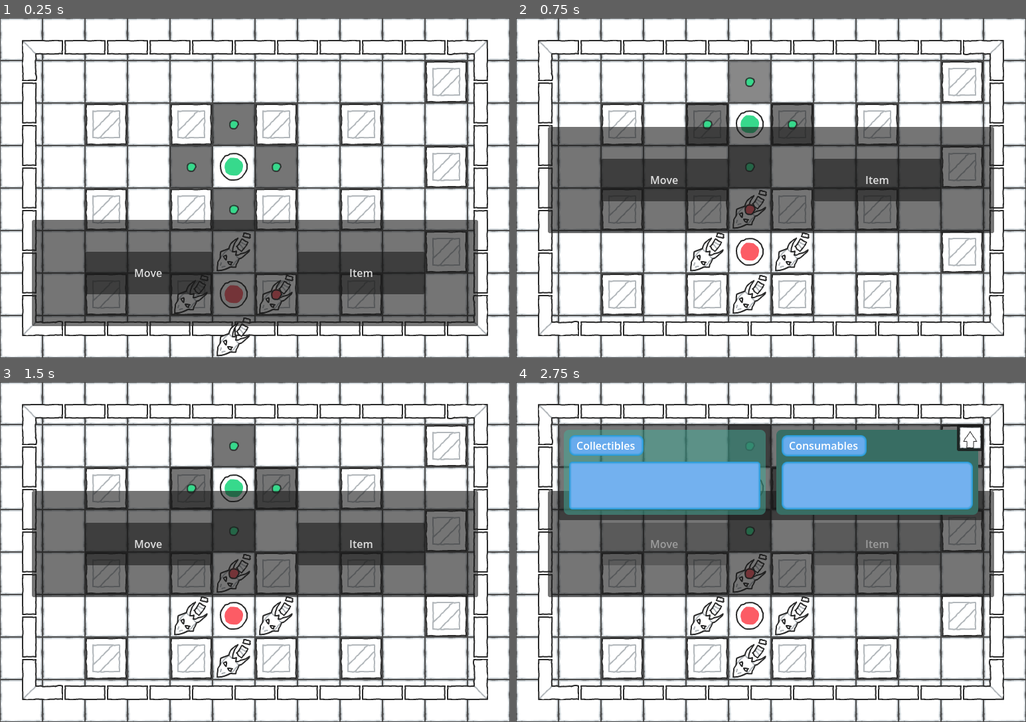
Above: before the commit, frames 1-4 (two rows, left to right).
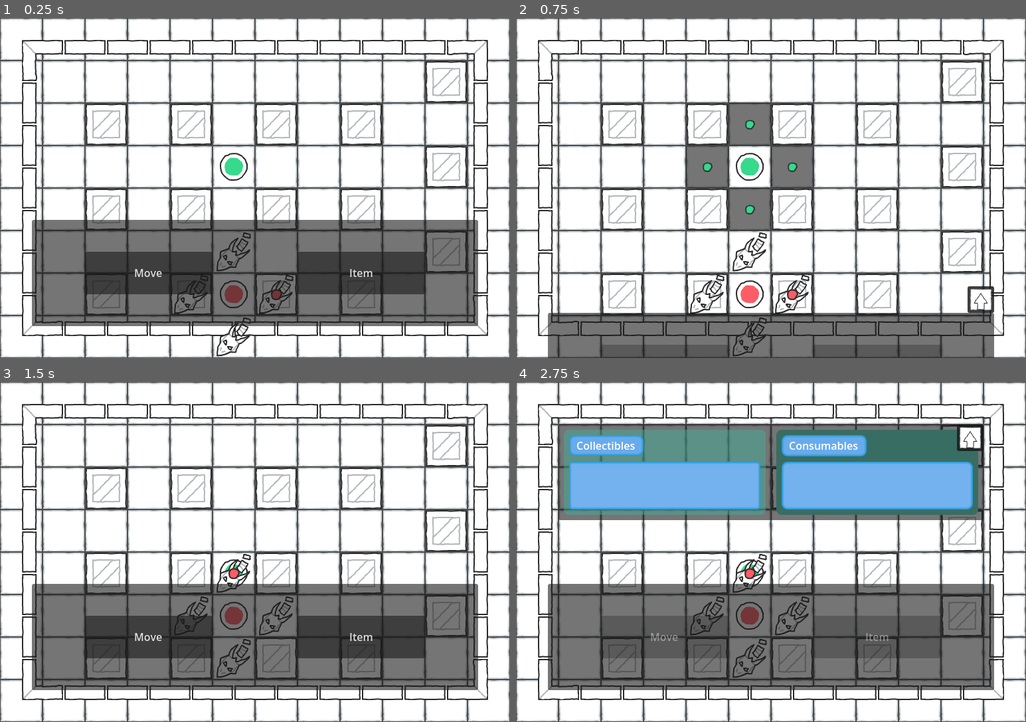
Above: after the commit, the same moments.

Repository: MagicOwl-Games/programmatura-definitive
Game: Godot game, scene res://Root.tscn
The game is run twice, just before and just after one commit, with the same random seed, the same clock (stepped at 60 frames per second) and the same inputs.
Inputs (mouse positions are in pixels of both pictures, inside the frame that each line leads up to; where the layout moved, square brackets give the same spot in the first picture):
- Up to frame 1 (0.25 s): no input
- Up to frame 2 (0.75 s): click (663, 273) [750, 123] at 0.5 s
- Up to frame 3 (1.5 s): click (234, 572) [234, 531] at 1.25 s
- Up to frame 4 (2.75 s): click "Item" at 2 s

The runs differ from the first frame. In frame 1, 4.1% of the frame differs, in the area x 33-59%, y 25-63%; in frame 2, 40%; in frame 3, 48%, in the area x 6-94%, y 12-91%; in frame 4, 42%.
Error before the commit: Invalid assignment of property or key 'visible' with value of type 'bool' on a base object of type 'null instance'. (res://scripts/player.gd:39)

Commit message:
fix: enable hit from inside in the raycasts to better detect obstacles, movement collision detection fixed

Diff:
--- a/scenes/Player.tscn
+++ b/scenes/Player.tscn
@@ -21,22 +21,22 @@
 [node name="UpRayCast2D" type="RayCast2D" parent="MovementArea" unique_id=1421488867]
 position = Vector2(0, -36)
 target_position = Vector2(0, -28)
-collide_with_areas = true
+hit_from_inside = true
 
 [node name="DownRayCast2D" type="RayCast2D" parent="MovementArea" unique_id=1083460051]
 position = Vector2(0, 36)
 target_position = Vector2(0, 28)
-collide_with_areas = true
+hit_from_inside = true
 
 [node name="LeftRayCast2D" type="RayCast2D" parent="MovementArea" unique_id=768486998]
 position = Vector2(-36, 0)
 target_position = Vector2(-28, 0)
-collide_with_areas = true
+hit_from_inside = true
 
 [node name="RightRayCast2D" type="RayCast2D" parent="MovementArea" unique_id=1425524595]
 position = Vector2(36, 0)
 target_position = Vector2(28, 0)
-collide_with_areas = true
+hit_from_inside = true
 
 [node name="UI" type="Control" parent="." unique_id=26633883]
 layout_mode = 3
--- a/scripts/player.gd
+++ b/scripts/player.gd
@@ -8,10 +8,10 @@
 @onready var right_raycast: RayCast2D = $MovementArea/RightRayCast2D;
 
 # MOVE BUTTONS
-@onready var up_button: Button = $UpButton;
-@onready var down_button: Button = $DownButton;
-@onready var left_button: Button = $LeftButton;
-@onready var right_button: Button = $RightButton;
+@onready var up_button: Button = $UI/UpButton;
+@onready var down_button: Button = $UI/DownButton;
+@onready var left_button: Button = $UI/LeftButton;
+@onready var right_button: Button = $UI/RightButton;
 
 # TODO:
 # - the player can get power ups from items, such as double turn or a bigger
